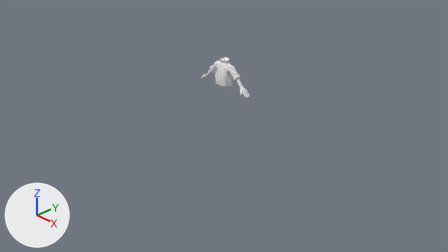
Two versions of the Blender file Data/Shaina/Blender/Clothes/AllOutfits_06.blend, one commit apart.
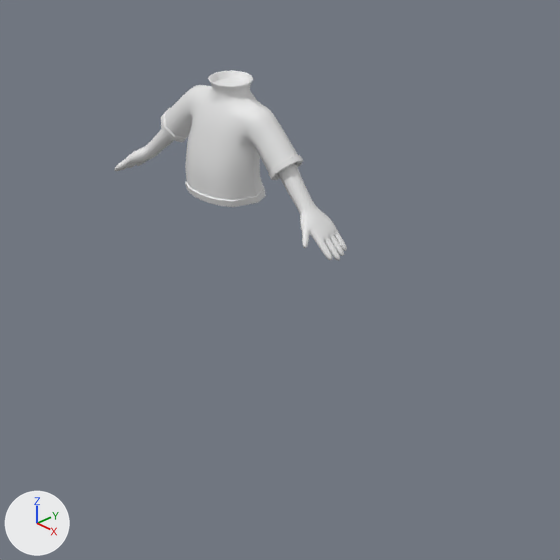
Each version appears first from the file's camera 'Camera', and next in a close-up on the part from 39% to 66% of the width and 17% to 64% of the height. Arrows for +X, +Y and +Z are at lower left; the lights stay in place.

The scene before the commit, as lines of its bpy script (objects in view):
```python
me_plane_005 = bpy.data.meshes.new('Plane.005')
me_plane_005.from_pydata(...)  # 2109 vertices, 2106 faces; spans x -0.605..0.605, y -0.123..0.136, z 0.677..1.213
# faces by material slot: [1434, 672]
me_plane_005.materials.append(mat_skin)  # white #e7e7e7
me_plane_005.materials.append(mat_shirt_03)  # white #e7e7e7
ob_shirt_03_mesh = bpy.data.objects.new('Shirt_03_Mesh', me_plane_005)
ob_shirt_03_mesh.location = (0.0, 0.0, 0.0)
```
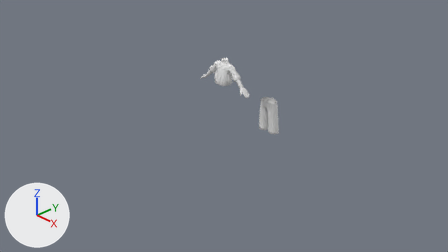
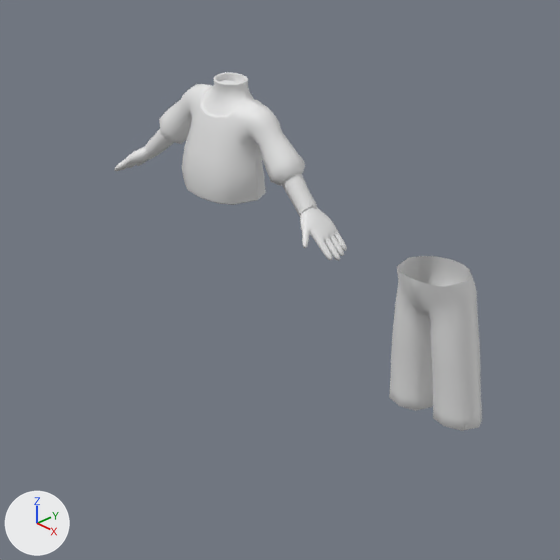
What differs and where, as boxes [x1, y1, x2, y2] in the close-ups (560 x 560 px):
'Shirt_03_Mesh', reshaped
    before: [114, 71, 347, 261]
    after: [114, 72, 347, 261]
'Pants_02', added
    after: [389, 256, 482, 431]

What changed in the scene script:
```text
Add me_plane_008_1:
    me_plane_008_1.from_pydata(...)  # 2093 vertices, 2090 faces; spans x -0.605..0.605, y -0.131..0.142, z 0.677..1.213
    # faces by material slot: [764, 1326]
    me_plane_008_1.materials.append(mat_shirt_03)  # white #e7e7e7
    me_plane_008_1.materials.append(mat_skin)  # white #e7e7e7
Change ob_shirt_03_mesh:
    ob_shirt_03_mesh: bpy.data.objects.new('Shirt_03_Mesh', me_plane_005) -> bpy.data.objects.new('Shirt_03_Mesh', me_plane_008_1)
Add ob_pants_02:
    ob_pants_02 = bpy.data.objects.new('Pants_02', me_plane_010.copy())  # the mesh of ob_pants_02
    ob_pants_02.location = (1.074, -0.106, 0.015)
    ob_pants_02.rotation_euler = (-3.142, 1.571, 0.0)  # degrees (-180, 90, 0)
    ob_pants_02.scale = (0.01, 0.01, 0.01)
```
